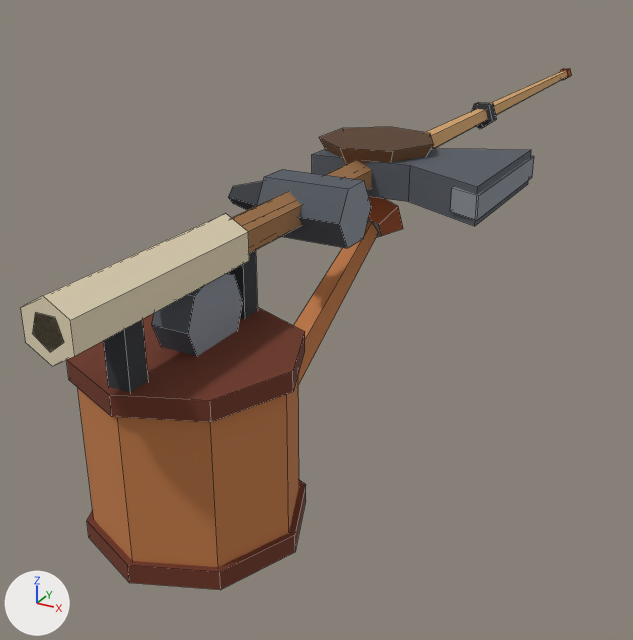
Before and after pictures for a commit that changed the Blender file raccoon/tools.blend.
One viewpoint serves both versions: a 50 mm camera at (0.137, -0.146, 0.08) aimed at (-0.031, 0.159, -0.073). Lighting does not change. The marker at lower left points along +X, +Y and +Z. The older version comes first. Mesh edges are drawn as thin lines.

In view in the first picture: 'prop_axe', 'prop_fishing_rod', 'prop_hammer', 'prop_ladle', 'prop_watering_can'.
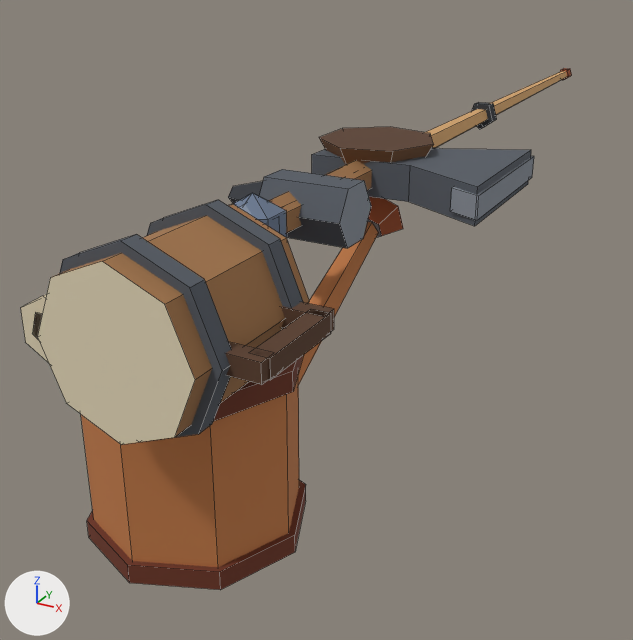
Changed parts and their boxes [x1, y1, x2, y2] in the pictures (633 x 640 px):
'prop_mug', added (brown)
    after: [37, 200, 334, 445]
'prop_pestle', added (blue)
    after: [234, 193, 287, 238]
'prop_fishing_rod', unchanged, covered by the edit
    before: [21, 68, 572, 366]
    after: [21, 68, 572, 363]

Edits to the bpy script that builds the scene:
```text
Add me_prop_pestle:
    me_prop_pestle.from_pydata(...)  # a UV sphere (6 segments, 3 rings, poles along z) spanning x -0.0083..0.0082, y 0.0536..0.0744, z -0.011..0.011; a 6-sided cut cone along y (radius 0.006 at the low end, 0.009 at the high end) spanning x -0.0078..0.0078, y -0.01..0.066, z -0.009..0.009
    me_prop_pestle.materials.append(mat_m_palette)  # picture img_palette_png
Add me_prop_mug:
    me_prop_mug.from_pydata(...)  # a box spanning x 0.0475..0.0525, y -0.012..0.014, z -0.0025..0.0025; an 8-sided cylinder along y spanning x 0.0..0.042, y -0.023..0.023, z -0.021..0.021; an 8-sided cylinder along y spanning x -0.0025..0.0445, y -0.0172..-0.0122, z -0.0235..0.0235; an 8-sided cylinder along y spanning x -0.0025..0.0445, y 0.0122..0.0172, z -0.0235..0.0235; a box spanning x 0.039..0.052, y -0.0145..-0.0095, z -0.0025..0.0025; a box spanning x 0.039..0.052, y 0.0115..0.0165, z -0.0025..0.0025
    me_prop_mug.materials.append(mat_m_palette)  # picture img_palette_png
Add ob_prop_pestle:
    ob_prop_pestle = bpy.data.objects.new('prop_pestle', me_prop_pestle)
    ob_prop_pestle.location = (0.0, 0.0, 0.0)
Add ob_prop_mug:
    ob_prop_mug = bpy.data.objects.new('prop_mug', me_prop_mug)
    ob_prop_mug.location = (0.0, 0.0, 0.0)
```
